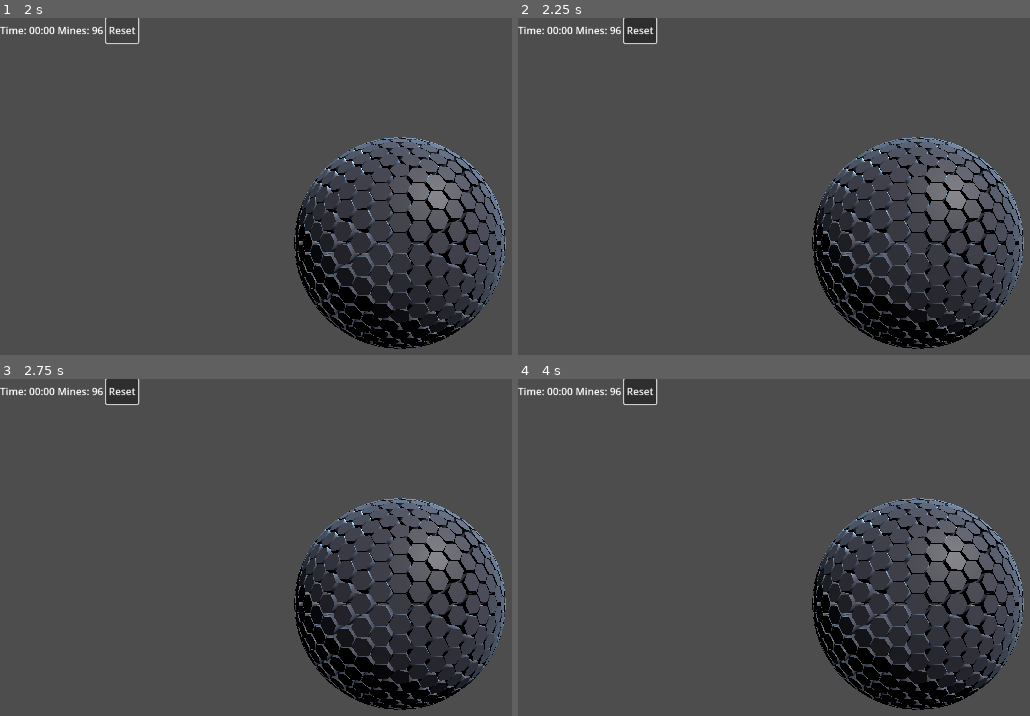
Above: before the commit, frames 1-4 (two rows, left to right).
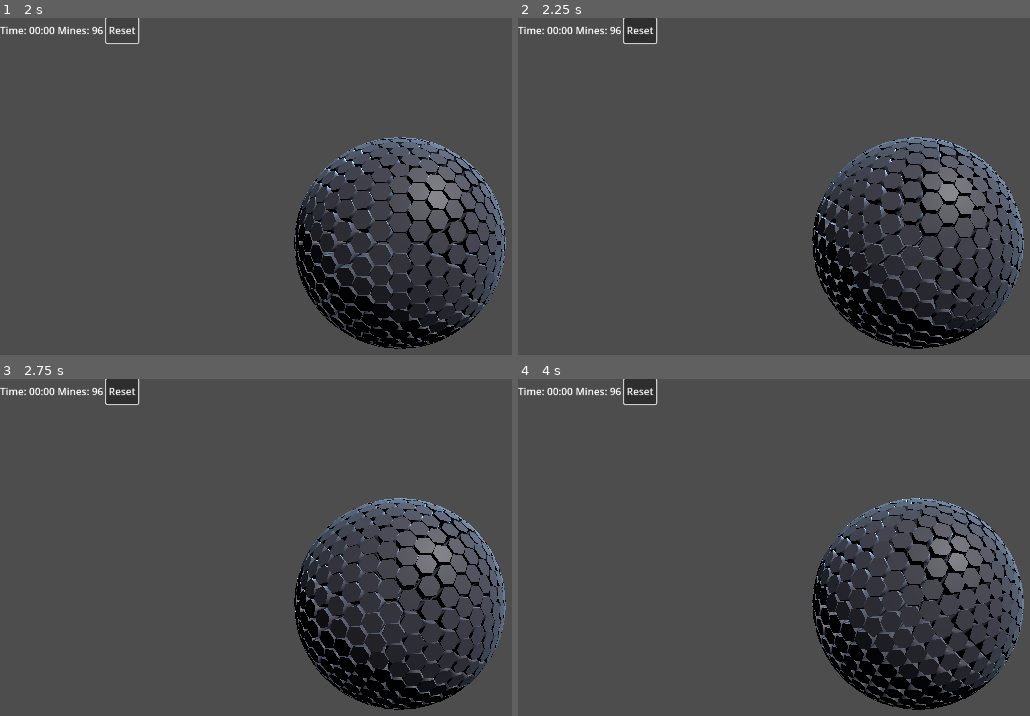
Above: after the commit, the same moments.

Repository: ROMUSKING/globesweeper3D
Game: Godot game, scene res://scenes/main.tscn
The game is run twice, just before and just after one commit, with the same random seed, the same clock (stepped at 60 frames per second) and the same inputs.
Inputs (mouse positions are in pixels of both pictures, inside the frame that each line leads up to):
- Up to frame 1 (2 s): tap Enter at 0.5 s; move the mouse to (outside the picture) at 0.52 s; click (outside the picture) at 0.67 s; tap Space at 0.77 s; click "Reset" at 1.25 s
- Up to frame 2 (2.25 s): drag from (758, 264) to (876, 331) at 2.02 s
- Up to frame 3 (2.75 s): no input
- Up to frame 4 (4 s): move the mouse to (999, 503) at 2.77 s; click (999, 503) at 2.92 s; drag from (876, 692) to (676, 537) at 3.52 s

Frame 1 is identical in both runs. In frame 2, 6.8% of the frame differs, in the area x 57-99%, y 35-99%; in frame 3, 6.8%; in frame 4, 6.7%.

Commit message:
Enhance interaction and UI management: Update cursor handling in interaction_manager.gd, improve tile hover feedback in main.gd, and ensure UI root allows mouse input in ui.gd. Add mcp.json for server configuration.

Diff:
--- a/scripts/interaction_manager.gd
+++ b/scripts/interaction_manager.gd
@@ -10,21 +10,15 @@
 
 # Configuration
 const DRAG_THRESHOLD: float = 4.0
-const CURSOR_SCENE = preload("res://scenes/cursor.tscn")
 
 # State
 var _pressed_tile_index: int = -1
 var _is_dragging: bool = false
 var _mouse_down_pos: Vector2 = Vector2.ZERO
 var _current_hovered_index: int = -1
-var _cursor: Node3D
 
 func _ready():
 	process_mode = Node.PROCESS_MODE_PAUSABLE
-
-	_cursor = CURSOR_SCENE.instantiate()
-	add_child(_cursor)
-	_cursor.visible = false
 
 func _physics_process(_delta):
 	_update_hover()
@@ -44,14 +38,6 @@
 	if hit_index != _current_hovered_index:
 		_current_hovered_index = hit_index
 		tile_hovered.emit(hit_index)
-
-	# Update cursor
-	if hit_collider:
-		_cursor.visible = true
-		_cursor.global_position = hit_collider.global_position
-		_cursor.basis = hit_collider.basis
-	else:
-		_cursor.visible = false
 
 func _unhandled_input(event: InputEvent) -> void:
 	if event is InputEventMouseButton:
--- a/scripts/main.gd
+++ b/scripts/main.gd
@@ -10,6 +10,7 @@
 const GlobeGeneratorScript = preload("res://scripts/globe_generator.gd")
 const AudioManagerScript = preload("res://scripts/audio_manager.gd")
 const InteractionManagerScript = preload("res://scripts/interaction_manager.gd")
+const CURSOR_SCENE = preload("res://scenes/cursor.tscn")
 var globe_generator
 var audio_manager
 var game_over: bool = false
@@ -33,6 +34,8 @@
 
 # Input state
 var interaction_manager
+var cursor: Node3D
+var hovered_tile_index: int = -1
 
 # Camera and Game Feel State
 var rotation_velocity: Vector2 = Vector2.ZERO
@@ -95,6 +98,11 @@
 	interaction_manager.drag_active.connect(_on_globe_dragged)
 	interaction_manager.zoom_changed.connect(_on_zoom_changed)
 
+	# Initialize cursor
+	cursor = CURSOR_SCENE.instantiate()
+	add_child(cursor)
+	cursor.visible = false
+
 	# Ensure a container for fireworks exists
 	if not has_node("Fireworks"):
 		var fw = Node3D.new()
@@ -119,6 +127,14 @@
 	elif game_paused:
 		# Keep displaying current time when paused
 		ui.update_time(format_time(game_timer))
+
+	# Update cursor position to follow rotating tile
+	if hovered_tile_index != -1 and hovered_tile_index < tiles.size():
+		var tile = tiles[hovered_tile_index]
+		if is_instance_valid(tile.node):
+			cursor.global_position = tile.node.global_position
+			cursor.global_basis = tile.node.global_basis
+			cursor.translate_object_local(Vector3(0, 0.01, 0))
 
 	_process_camera_feel(delta)
 
@@ -151,7 +167,7 @@
 		$Camera3D.v_offset = 0
 
 func format_time(time_seconds: float) -> String:
-	var minutes = int(time_seconds) / 60
+	var minutes = int(time_seconds / 60.0)
 	var seconds = int(time_seconds) % 60
 	return "%02d:%02d" % [minutes, seconds]
 
@@ -234,9 +250,12 @@
 			print_performance_report()
 
 func _on_tile_hovered(index: int):
-	# Debug print to verify interaction system
-	# print("Main Hovered: ", index)
-	pass
+	hovered_tile_index = index
+	if index != -1 and index < tiles.size():
+		cursor.visible = true
+		# Position update will happen in _process
+	else:
+		cursor.visible = false
 
 func _on_tile_clicked(index: int, button_index: int):
 	if game_over or game_won or game_paused:
--- a/scripts/ui.gd
+++ b/scripts/ui.gd
@@ -8,6 +8,9 @@
 @onready var game_over_label = $GameOverLabel
 
 func _ready():
+	# Ensure UI root doesn't block mouse input for the game
+	mouse_filter = Control.MOUSE_FILTER_IGNORE
+
 	reset_button.pressed.connect(_on_reset_button_pressed)
 	game_over_label.visible = false
 
Not shown, added: .kilocode/mcp.json
Not shown, changed: .github/copilot-instructions.md
